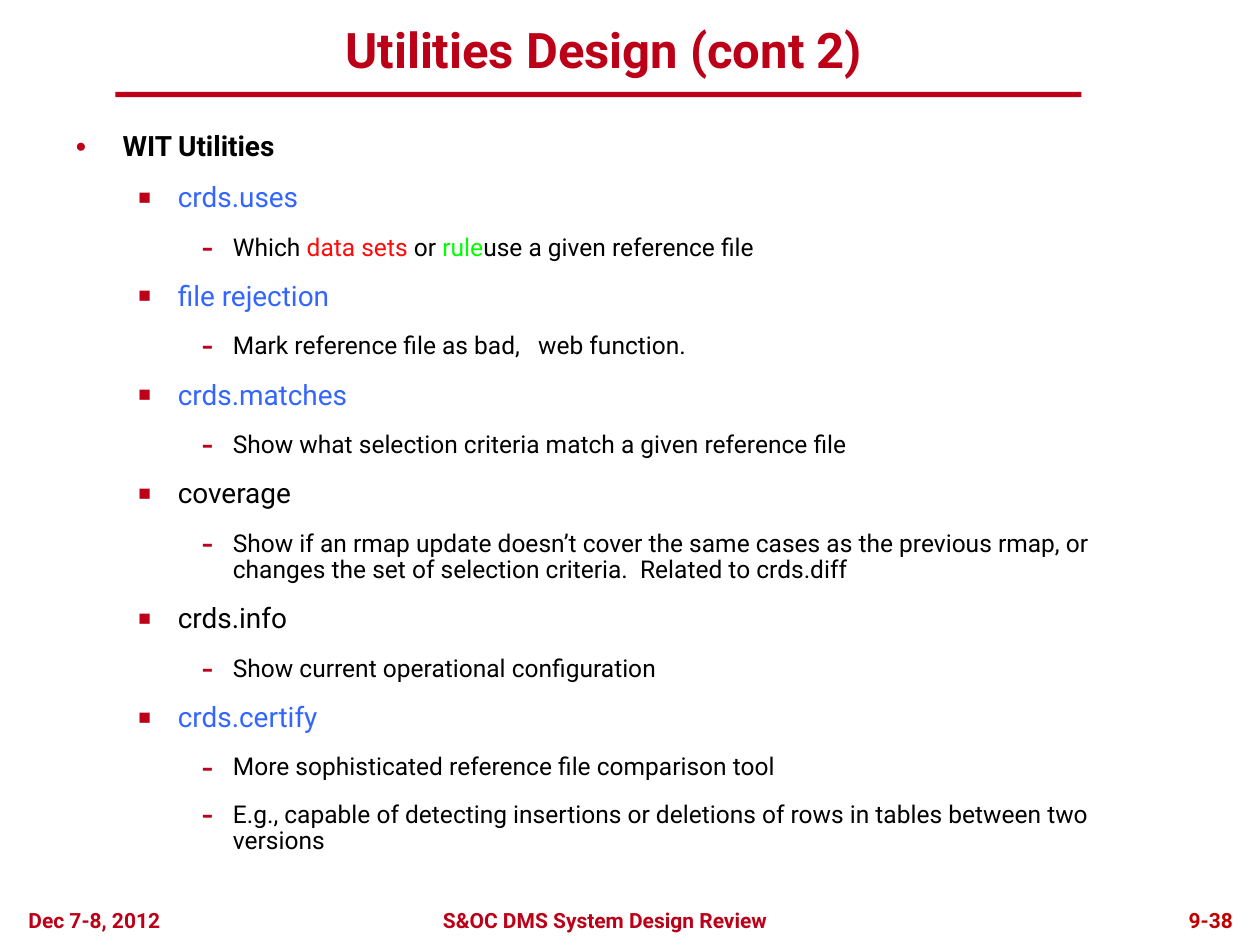
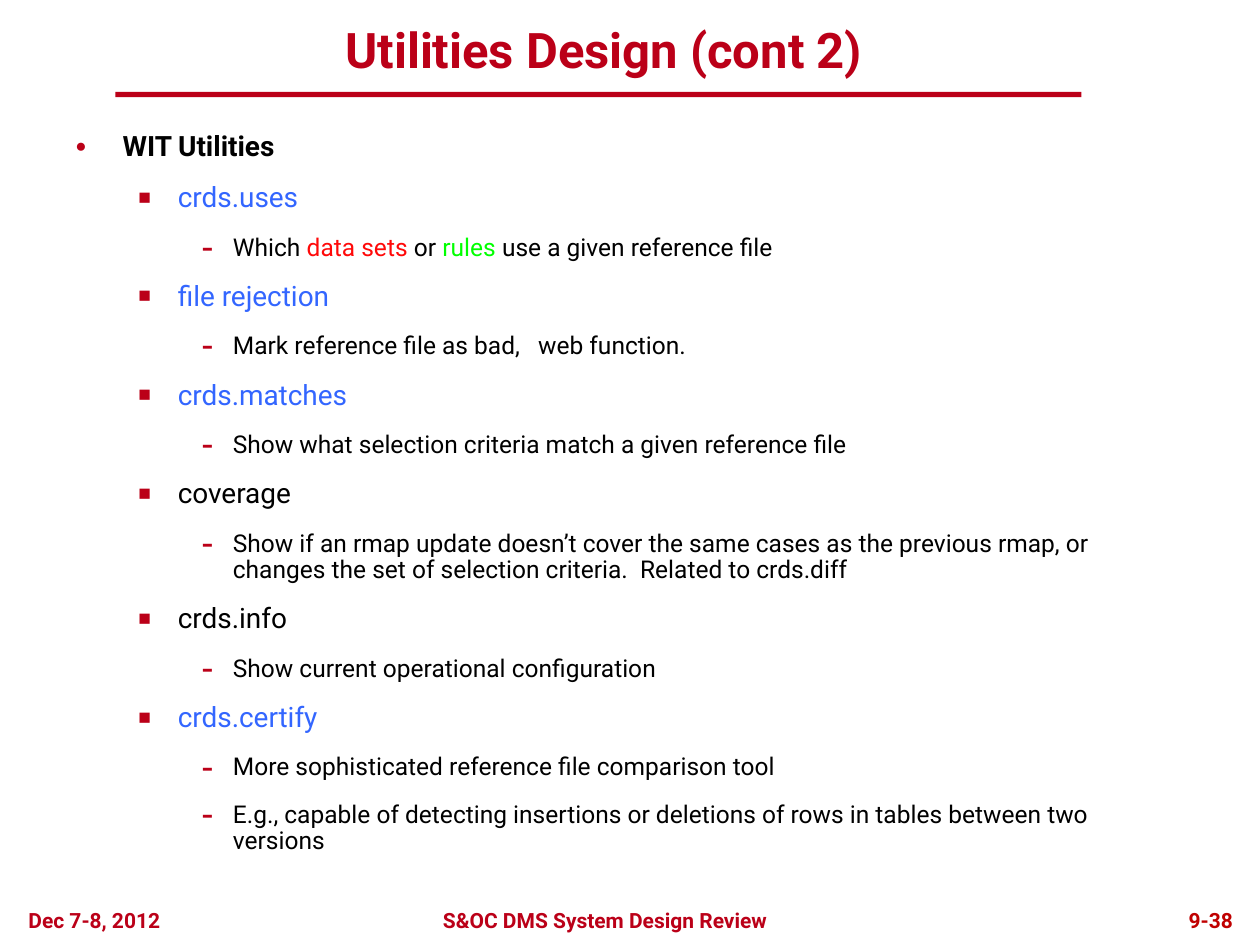
Before and after one commit to spacetelescope/crds, a slide deck: slide 37 of docs/DMS_SDR2_09_CRDS_final.pptx. Drawn at 1260x945 pixels with LibreOffice and Linux fonts; fonts in the diff are those of the drawing; background and template pictures are left out. Boxes give left, top, right and bottom in pixels: in the first picture for what was removed or moved away, otherwise in the second. Text is boxed around its words. In the diff, an @@ line names an element or a change of style, - is before the commit and + after.

```diff
--- a/docs/DMS_SDR2_09_CRDS_final.pptx
+++ b/docs/DMS_SDR2_09_CRDS_final.pptx
@@ text at (233,237,773,261): text changed @@
-    – Which data sets or ruleuse a given reference file
+    – Which data sets or rules use a given reference file
```
Also in this commit, not shown: 11 other slides changed.
